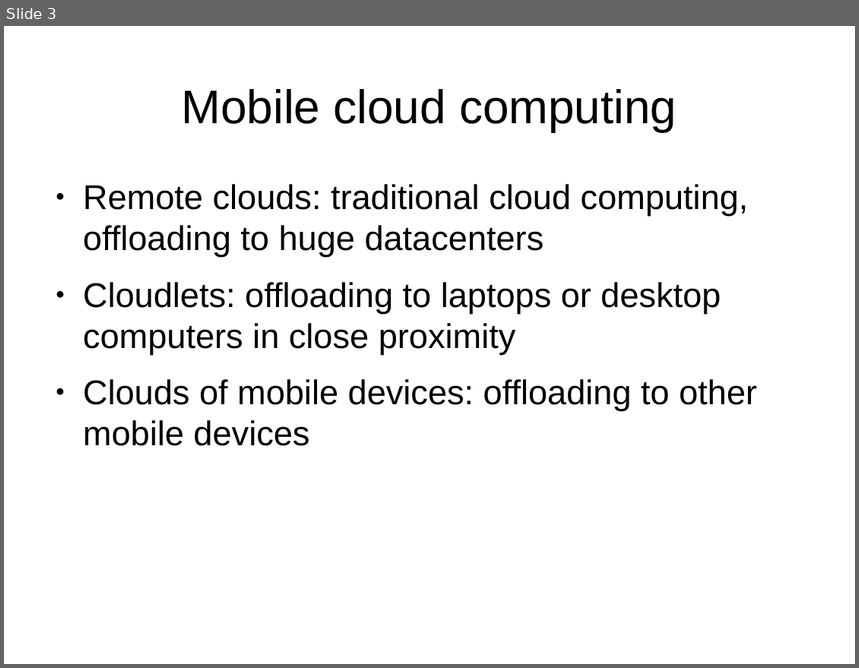
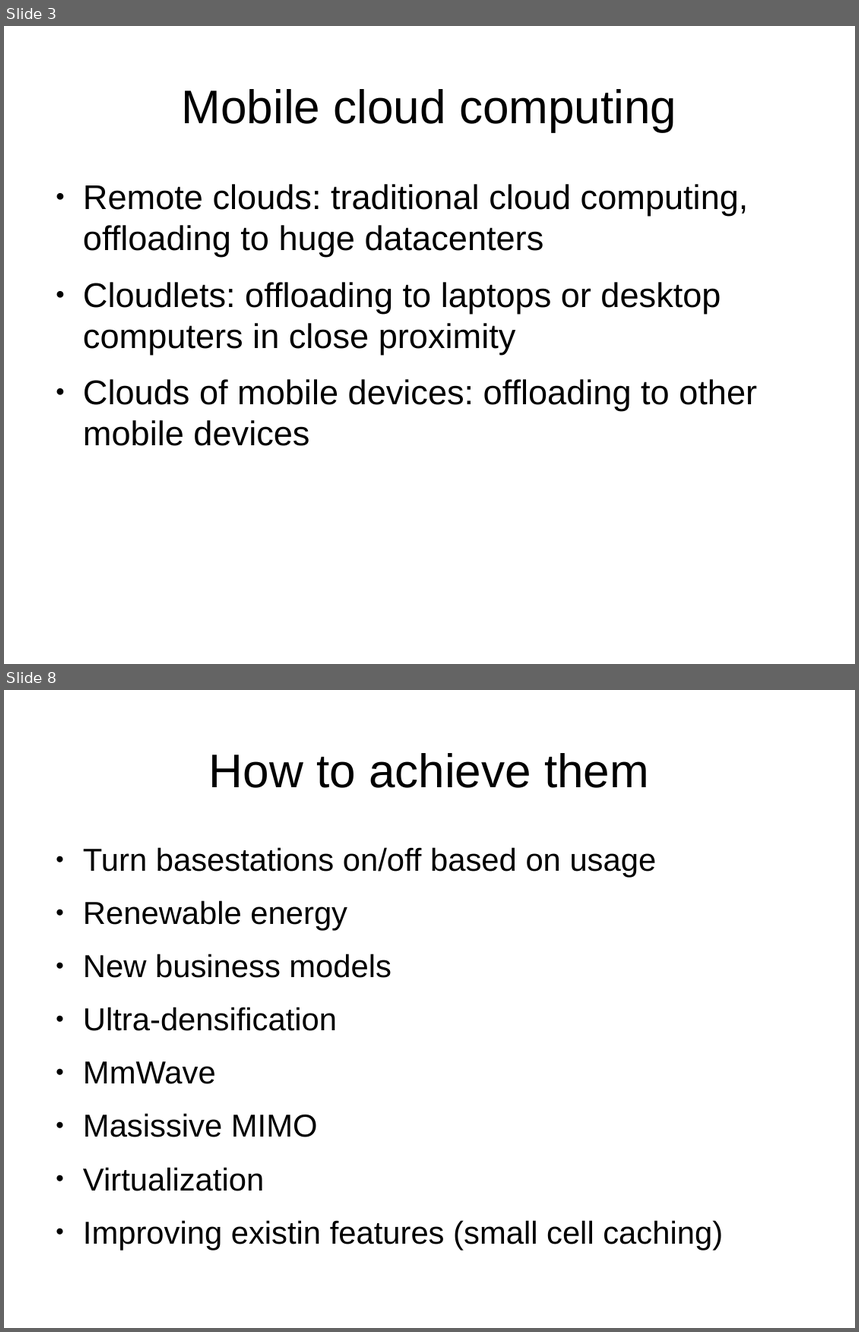
Before and after one commit to nipakoo/Mobile-Data-Analytics, a slide deck: presentation.odp. Shown one above the other, each under a label of ours: slide 3 before the commit, slides 3 and 8 after it; the slides between them are not shown. The pictures are 859x668 and 859x1332 pixels, drawn with LibreOffice and Linux fonts; fonts in the diff are those of the drawing. Boxes give left, top, right and bottom in pixels: in the first picture for what was removed or moved away, otherwise in the second. Text is boxed around its words. In the diff, an @@ line names an element or a change of style, - is before the commit and + after.

```diff
--- a/presentation.odp
+++ b/presentation.odp
@@ slide 8 added at (4,690,855,1328), background #FFFFFF @@
@@ title added at (209,753,649,788), 44 pt, text #000000 @@
+How to achieve them
@@ text added at (83,847,723,1250), 29.6 pt, text #000000 @@
+● Turn basestations on/off based on usage
+● Renewable energy
+● New business models
+● Ultra-densification
+● MmWave
+● Masissive MIMO
+● Virtualization
+● Improving existin features (small cell caching)
```
Also in this commit, not shown: 2 slides changed, 5 other slides added.
